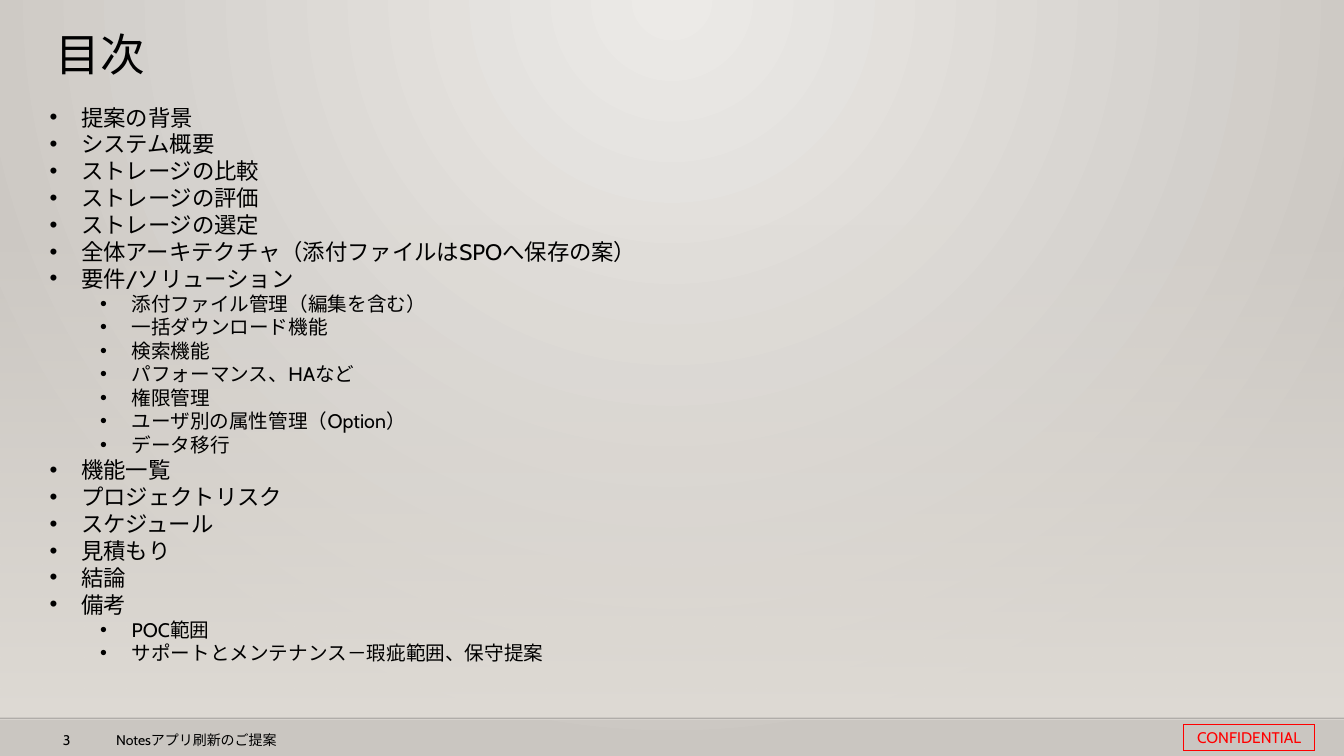
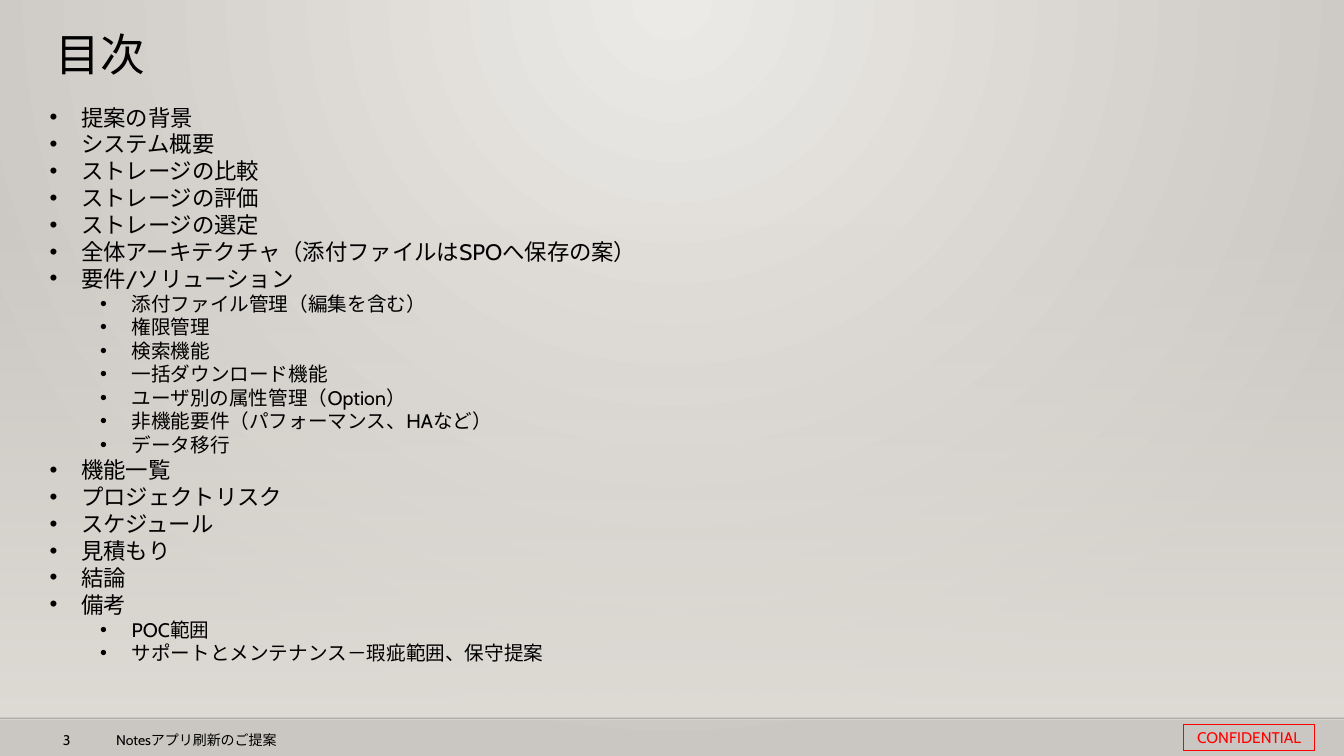
Before and after one commit to 0494938/Notes--CMS-Online, a slide deck: slide 3 of Notesアプリ刷新プロジェクト提案見積もり.v3.pptx. Drawn at 1344x756 pixels with LibreOffice and Linux fonts; fonts in the diff are those of the drawing; background and template pictures are left out. Boxes give left, top, right and bottom in pixels: in the first picture for what was removed or moved away, otherwise in the second. Text is boxed around its words. In the diff, an @@ line names an element or a change of style, - is before the commit and + after.

```diff
--- a/Notesアプリ刷新プロジェクト提案見積もり.v3.pptx
+++ b/Notesアプリ刷新プロジェクト提案見積もり.v3.pptx
@@ text at (x1=132, y1=317, x2=210, y2=360): paragraphs added @@
+  • 権限管理
+  • 検索機能
@@ text at (x1=132, y1=341, x2=355, y2=407): paragraphs removed @@
-  • 検索機能
-  • パフォーマンス、HAなど
-  • 権限管理
@@ text at (x1=132, y1=408, x2=492, y2=430): paragraph added @@
+  • 非機能要件（パフォーマンス、HAなど）
```
Also in this commit, not shown: 9 other slides changed, 2 slides added, 12 slides removed.
